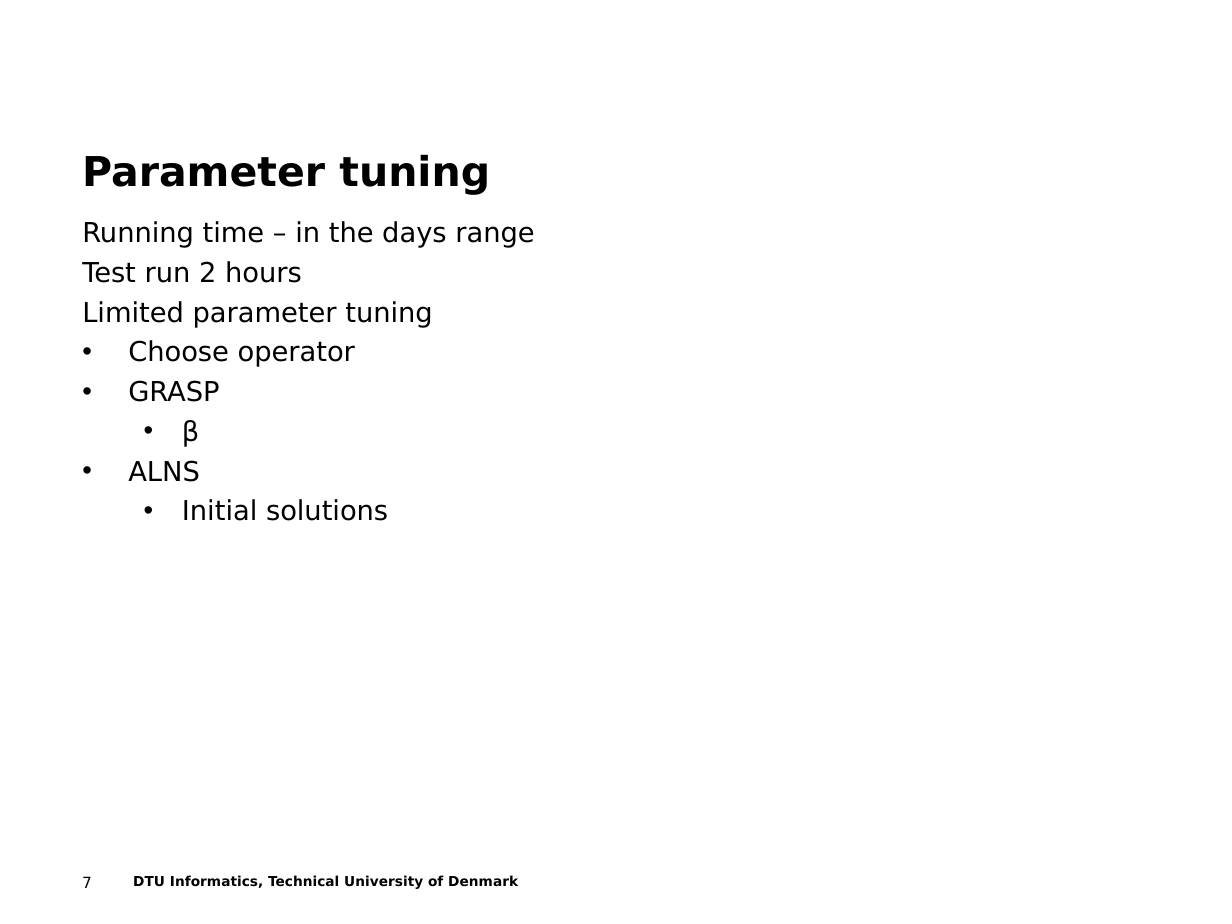
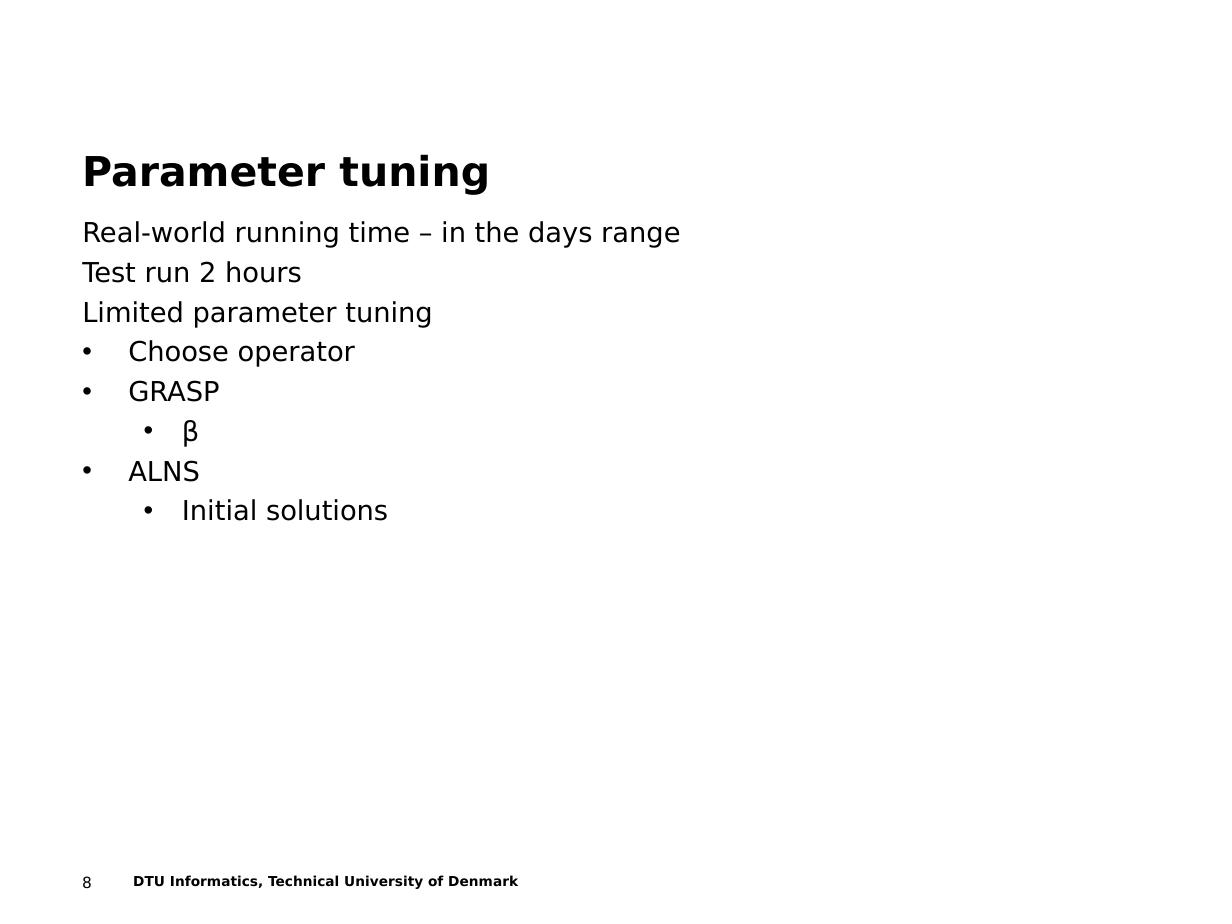
Before and after one commit to t-crest/poseidon, a slide deck: slide 8 of Report/eume_presentation.ppt (slide 7 before the commit). Drawn at 1232x924 pixels with LibreOffice and Linux fonts; fonts in the diff are those of the drawing; background and template pictures are left out. Boxes give left, top, right and bottom in pixels: in the first picture for what was removed or moved away, otherwise in the second. Text is boxed around its words. In the diff, an @@ line names an element or a change of style, - is before the commit and + after.

```diff
--- a/Report/eume_presentation.ppt
+++ b/Report/eume_presentation.ppt
@@ text at [82, 221, 680, 248]: text changed @@
-Running time – in the days range
+Real-world running time – in the days range
@@ page number at [82, 876, 92, 889]: text changed @@
-7
+8
```
Also in this commit, not shown: 2 slides added.
